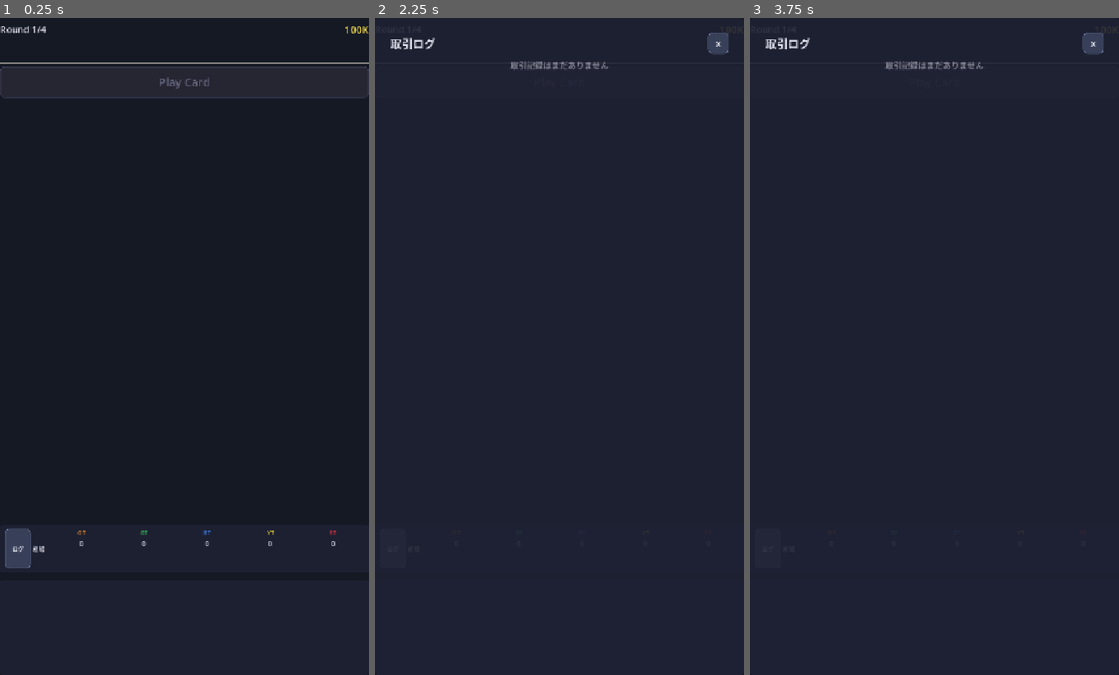
Above: before the commit, frames 1-3 (left to right).
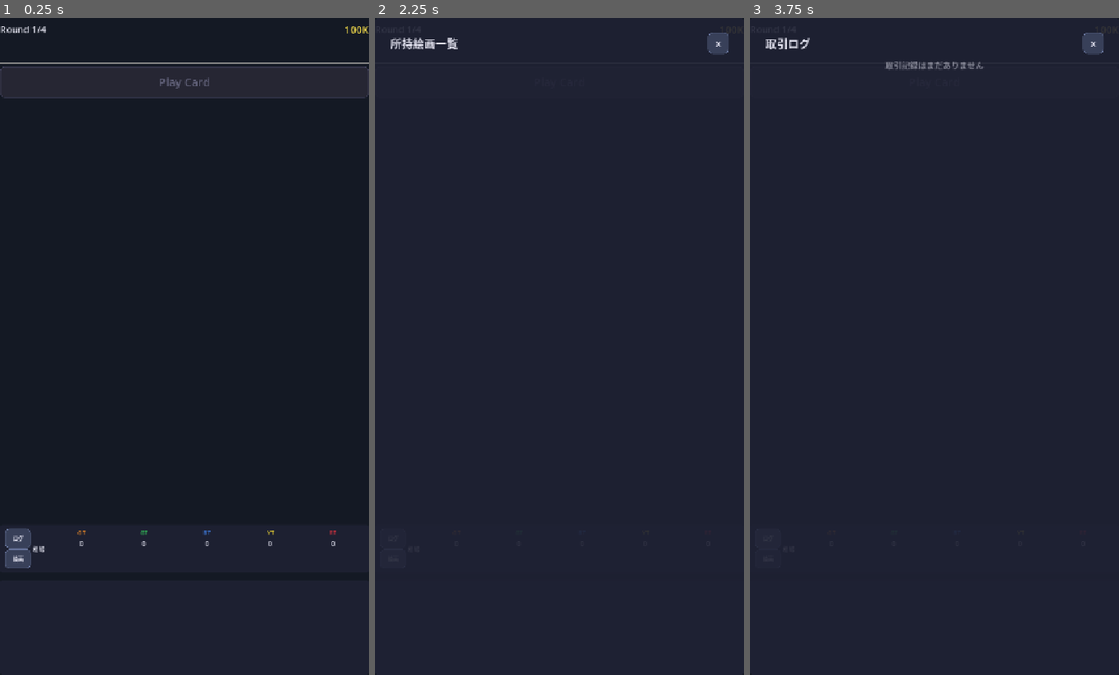
Above: after the commit, the same moments.

Repository: elefolo4565/modern-art
Game: Godot game, scene res://scenes/game/game_board.tscn
The game is run twice, just before and just after one commit, with the same random seed, the same clock (stepped at 60 frames per second) and the same inputs. This scene is started directly instead of the project's main scene.
Inputs:
- Up to frame 1 (0.25 s): no input
- Up to frame 2 (2.25 s): click "ログ" at 0.5 s; click "x" at 1.25 s; click "ログ" (after the commit: "絵画") at 2 s
- Up to frame 3 (3.75 s): click "x" at 2.75 s; click "ログ" at 3.5 s

The runs differ from the first frame. In frame 1, less than 0.1% of the frame differs, in the area x 1-9%, y 78-83%; in frame 2, 0.4%, in the area x 4-64%, y 3-8%; in frame 3, less than 0.1%.

Commit message:
Add paintings overlay button to market board
Market board now has two buttons (Log + Art) in a VBox, each sharing
equal height. The Art button opens a full-screen overlay showing all
players' owned paintings by artist with color coding.

Co-Authored-By: Claude Opus 4.6 <noreply@anthropic.com>

Diff:
--- a/client/scenes/game/game_board.tscn
+++ b/client/scenes/game/game_board.tscn
@@ -200,3 +200,47 @@
 layout_mode = 2
 size_flags_horizontal = 3
 theme_override_constants/separation = 6
+
+[node name="PaintingsOverlay" type="PanelContainer" parent="."]
+visible = false
+layout_mode = 1
+anchors_preset = 15
+anchor_right = 1.0
+anchor_bottom = 1.0
+grow_horizontal = 2
+grow_vertical = 2
+
+[node name="PaintingsMargin" type="MarginContainer" parent="PaintingsOverlay"]
+layout_mode = 2
+theme_override_constants/margin_left = 20
+theme_override_constants/margin_right = 20
+theme_override_constants/margin_top = 20
+theme_override_constants/margin_bottom = 20
+
+[node name="PaintingsVBox" type="VBoxContainer" parent="PaintingsOverlay/PaintingsMargin"]
+layout_mode = 2
+theme_override_constants/separation = 10
+
+[node name="PaintingsTitleBar" type="HBoxContainer" parent="PaintingsOverlay/PaintingsMargin/PaintingsVBox"]
+layout_mode = 2
+
+[node name="PaintingsTitleLabel" type="Label" parent="PaintingsOverlay/PaintingsMargin/PaintingsVBox/PaintingsTitleBar"]
+layout_mode = 2
+size_flags_horizontal = 3
+theme_override_font_sizes/font_size = 22
+
+[node name="PaintingsCloseButton" type="Button" parent="PaintingsOverlay/PaintingsMargin/PaintingsVBox/PaintingsTitleBar"]
+layout_mode = 2
+custom_minimum_size = Vector2(40, 40)
+theme_override_font_sizes/font_size = 18
+text = "x"
+
+[node name="PaintingsScroll" type="ScrollContainer" parent="PaintingsOverlay/PaintingsMargin/PaintingsVBox"]
+layout_mode = 2
+size_flags_vertical = 3
+horizontal_scroll_mode = 0
+
+[node name="PaintingsContent" type="VBoxContainer" parent="PaintingsOverlay/PaintingsMargin/PaintingsVBox/PaintingsScroll"]
+layout_mode = 2
+size_flags_horizontal = 3
+theme_override_constants/separation = 10
--- a/client/scenes/game/market_board.tscn
+++ b/client/scenes/game/market_board.tscn
@@ -11,10 +11,20 @@
 alignment = 1
 theme_override_constants/separation = 4
 
-[node name="LogButton" type="Button" parent="HBox"]
+[node name="ButtonsBox" type="VBoxContainer" parent="HBox"]
 layout_mode = 2
 custom_minimum_size = Vector2(50, 0)
-theme_override_font_sizes/font_size = 11
+theme_override_constants/separation = 2
+
+[node name="LogButton" type="Button" parent="HBox/ButtonsBox"]
+layout_mode = 2
+size_flags_vertical = 3
+theme_override_font_sizes/font_size = 10
+
+[node name="PaintingsButton" type="Button" parent="HBox/ButtonsBox"]
+layout_mode = 2
+size_flags_vertical = 3
+theme_override_font_sizes/font_size = 10
 
 [node name="HeaderLabel" type="Label" parent="HBox"]
 layout_mode = 2
--- a/client/scripts/autoload/locale.gd
+++ b/client/scripts/autoload/locale.gd
@@ -102,9 +102,11 @@
 		"ai_normal": {"ja": "ふつう", "en": "Normal"},
 		"ai_hard": {"ja": "むずかしい", "en": "Hard"},
 
-		# Log
+		# Log & Paintings
 		"log_button": {"ja": "ログ", "en": "Log"},
 		"log_title": {"ja": "取引ログ", "en": "Auction Log"},
+		"paintings_button": {"ja": "絵画", "en": "Art"},
+		"paintings_title": {"ja": "所持絵画一覧", "en": "Owned Paintings"},
 		"log_empty": {"ja": "取引記録はまだありません", "en": "No transactions yet"},
 		"double_play": {"ja": "x2 ダブル", "en": "x2 Double"},
 
--- a/client/scripts/game/game_board.gd
+++ b/client/scripts/game/game_board.gd
@@ -28,6 +28,10 @@
 @onready var log_scroll: ScrollContainer = $LogOverlay/LogMargin/LogVBox/LogScroll
 @onready var log_content: VBoxContainer = $LogOverlay/LogMargin/LogVBox/LogScroll/LogContent
 @onready var log_close_button: Button = $LogOverlay/LogMargin/LogVBox/LogTitleBar/LogCloseButton
+@onready var paintings_overlay: PanelContainer = $PaintingsOverlay
+@onready var paintings_title_label: Label = $PaintingsOverlay/PaintingsMargin/PaintingsVBox/PaintingsTitleBar/PaintingsTitleLabel
+@onready var paintings_content: VBoxContainer = $PaintingsOverlay/PaintingsMargin/PaintingsVBox/PaintingsScroll/PaintingsContent
+@onready var paintings_close_button: Button = $PaintingsOverlay/PaintingsMargin/PaintingsVBox/PaintingsTitleBar/PaintingsCloseButton
 
 const PLAYER_INFO_SCENE := preload("res://scenes/components/player_info.tscn")
 const AUCTION_ICONS := {"open": ">>", "once_around": "->", "sealed": "[]", "fixed_price": "$=", "double": "x2"}
@@ -44,8 +48,11 @@
 	double_no_btn.pressed.connect(_on_double_no)
 	hand_area.card_selected.connect(_on_card_selected)
 	market_board.log_button_pressed.connect(_on_log_button_pressed)
+	market_board.paintings_button_pressed.connect(_on_paintings_button_pressed)
 	log_close_button.pressed.connect(_on_log_close_pressed)
+	paintings_close_button.pressed.connect(_on_paintings_close_pressed)
 	log_title_label.text = Locale.t("log_title")
+	paintings_title_label.text = Locale.t("paintings_title")
 
 	GameState.game_started.connect(_on_game_started)
 	GameState.turn_changed.connect(_update_turn)
@@ -273,6 +280,13 @@
 func _on_log_close_pressed() -> void:
 	log_overlay.visible = false
 
+func _on_paintings_button_pressed() -> void:
+	_build_paintings_content()
+	paintings_overlay.visible = true
+
+func _on_paintings_close_pressed() -> void:
+	paintings_overlay.visible = false
+
 func _update_recent_log() -> void:
 	for child in recent_log.get_children():
 		child.queue_free()
@@ -341,3 +355,49 @@
 		lbl.add_theme_color_override("font_color", color)
 		lbl.autowrap_mode = TextServer.AUTOWRAP_WORD_SMART
 		log_content.add_child(lbl)
+
+func _build_paintings_content() -> void:
+	for child in paintings_content.get_children():
+		child.queue_free()
+
+	paintings_title_label.text = Locale.t("paintings_title")
+
+	for i in range(GameState.players.size()):
+		var p: Dictionary = GameState.players[i]
+		var pname: String = p.get("name", "???")
+		var is_me := (i == GameState.my_index)
+		var paintings: Dictionary = p.get("paintings", {})
+
+		# Player name header
+		var name_lbl := Label.new()
+		name_lbl.text = pname + (" *" if is_me else "")
+		name_lbl.add_theme_font_size_override("font_size", 18)
+		if is_me:
+			name_lbl.add_theme_color_override("font_color", Color(0.5, 0.8, 1, 1))
+		paintings_content.add_child(name_lbl)
+
+		# Artist paintings list
+		var has_any := false
+		for artist in GameState.ARTISTS:
+			var count: int = paintings.get(artist, 0)
+			if count <= 0:
+				continue
+			has_any = true
+			var color: Color = GameState.ARTIST_COLORS.get(artist, Color.WHITE)
+			var row := Label.new()
+			row.text = "  %s x%d" % [Locale.t(artist), count]
+			row.add_theme_font_size_override("font_size", 14)
+			row.add_theme_color_override("font_color", color)
+			paintings_content.add_child(row)
+
+		if not has_any:
+			var none_lbl := Label.new()
+			none_lbl.text = "  -"
+			none_lbl.add_theme_font_size_override("font_size", 14)
+			none_lbl.modulate = Color(1, 1, 1, 0.4)
+			paintings_content.add_child(none_lbl)
+
+		# Separator between players (except last)
+		if i < GameState.players.size() - 1:
+			var sep := HSeparator.new()
+			paintings_content.add_child(sep)
--- a/client/scripts/game/market_board.gd
+++ b/client/scripts/game/market_board.gd
@@ -3,10 +3,12 @@
 ## Compact market board showing artist values and board counts.
 
 signal log_button_pressed
+signal paintings_button_pressed
 
 @onready var hbox: HBoxContainer = $HBox
 @onready var header_label: Label = $HBox/HeaderLabel
-@onready var log_button: Button = $HBox/LogButton
+@onready var log_button: Button = $HBox/ButtonsBox/LogButton
+@onready var paintings_button: Button = $HBox/ButtonsBox/PaintingsButton
 
 var _artist_labels: Dictionary = {}
 var _value_labels: Dictionary = {}
@@ -15,7 +17,9 @@
 
 func _ready() -> void:
 	log_button.text = Locale.t("log_button")
+	paintings_button.text = Locale.t("paintings_button")
 	log_button.pressed.connect(func(): log_button_pressed.emit())
+	paintings_button.pressed.connect(func(): paintings_button_pressed.emit())
 	_build_board()
 	GameState.state_changed.connect(update_display)
 	GameState.hand_updated.connect(update_display)
@@ -24,12 +28,14 @@
 
 func _rebuild() -> void:
 	log_button.text = Locale.t("log_button")
+	paintings_button.text = Locale.t("paintings_button")
 	_build_board()
 
 func _build_board() -> void:
-	# Remove old dynamic children (keep LogButton and HeaderLabel)
+	# Remove old dynamic children (keep ButtonsBox and HeaderLabel)
+	var buttons_box = $HBox/ButtonsBox
 	for child in hbox.get_children():
-		if child != header_label and child != log_button:
+		if child != header_label and child != buttons_box:
 			child.queue_free()
 
 	_artist_labels.clear()
